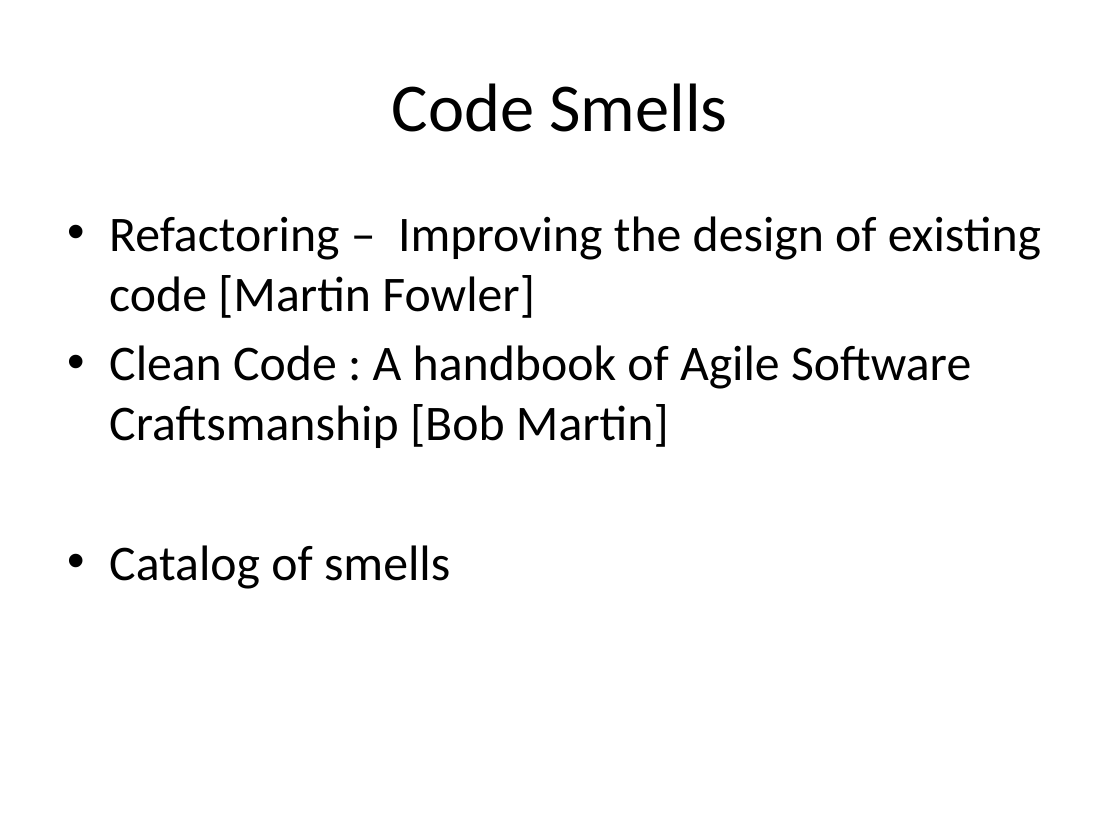
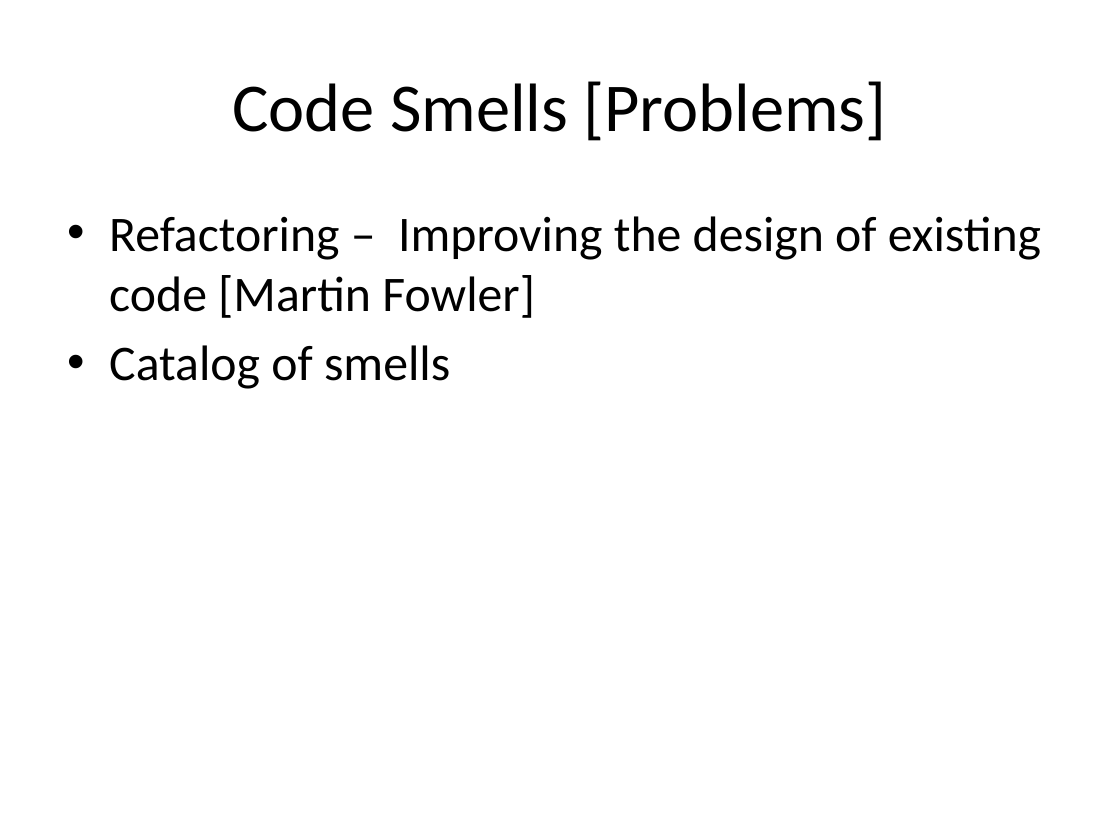
Before and after one commit to sameeri/solid, a slide deck: slide 11 of SOLID Principles of OOD v2.pptx. Drawn at 1120x840 pixels with LibreOffice and Linux fonts; fonts in the diff are those of the drawing. Boxes give left, top, right and bottom in pixels: in the first picture for what was removed or moved away, otherwise in the second. Text is boxed around its words. In the diff, an @@ line names an element or a change of style, - is before the commit and + after.

```diff
--- a/SOLID Principles of OOD v2.pptx
+++ b/SOLID Principles of OOD v2.pptx
@@ title at bbox=[232, 81, 887, 141]: text changed @@
-Code Smells
+Code Smells [Problems]
@@ text at bbox=[109, 345, 971, 448]: paragraph removed @@
-• Clean Code : A handbook of Agile Software Craftsmanship [Bob Martin]
```
Also in this commit, not shown: 10 other slides changed, 10 slides added, 5 slides removed.
